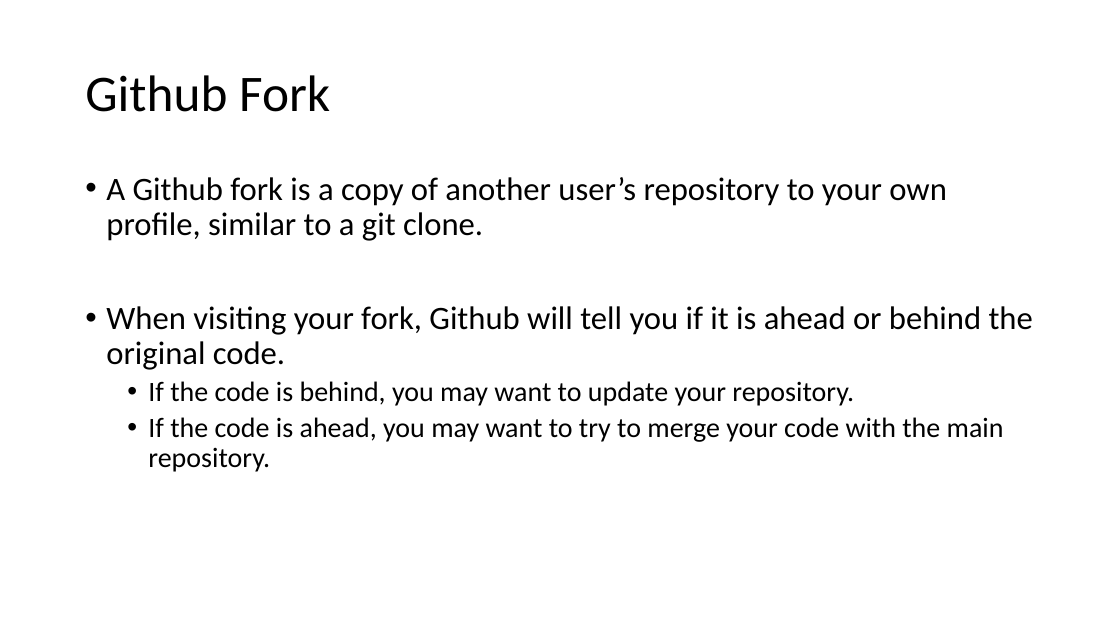
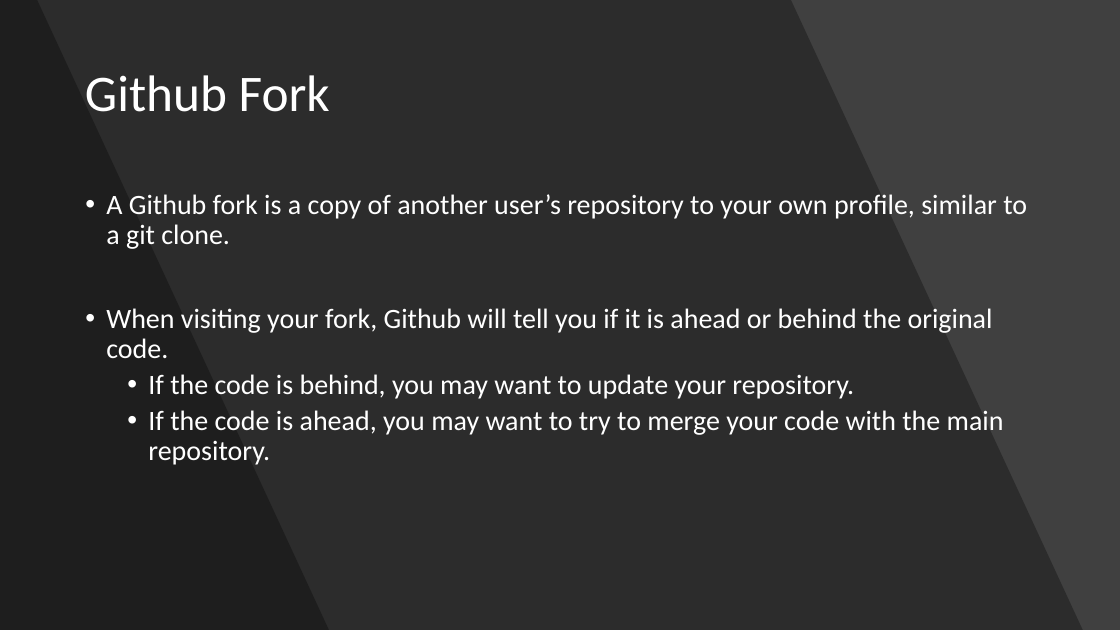
Before and after one commit to sabingautam16/git, a slide deck: slide 16 of Git.pptx. Drawn at 1120x630 pixels with LibreOffice and Linux fonts; fonts in the diff are those of the drawing. Boxes give left, top, right and bottom in pixels: in the first picture for what was removed or moved away, otherwise in the second. Text is boxed around its words. In the diff, an @@ line names an element or a change of style, - is before the commit and + after.

Commit message:
styling

```diff
--- a/Git.pptx
+++ b/Git.pptx
@@ background #FFFFFF to #404040 @@
@@ freeform shape added at [0, 0, 1083, 630], fill #000000 at 30% opacity @@
@@ freeform shape added at [0, 0, 329, 630], fill #000000 at 30% opacity @@
@@ title "Github Fork" at [85, 75, 330, 112]: text colour #000000 to #FFFFFF @@
@@ text "A Github fork is a ...": place and size @@
-text "A Github fork is a ..." at [106, 177, 1033, 472]
+text "A Github fork is a ..." at [106, 194, 1027, 465]
@@ text "A Github fork is a ..." at [106, 194, 1027, 465]: size 28 to 24 pt in "A Github fork is a copy of ...", "When visiting your fork, Github will tell ..."; text colour #000000 to #FFFFFF @@
```
Also in this commit, not shown: 22 other slides changed.
